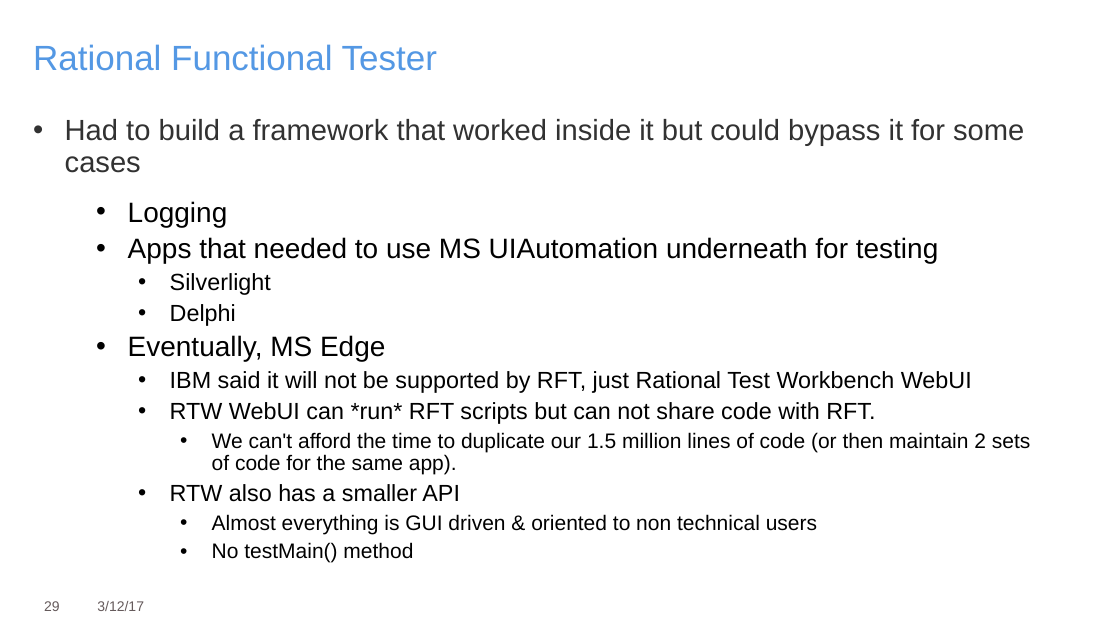
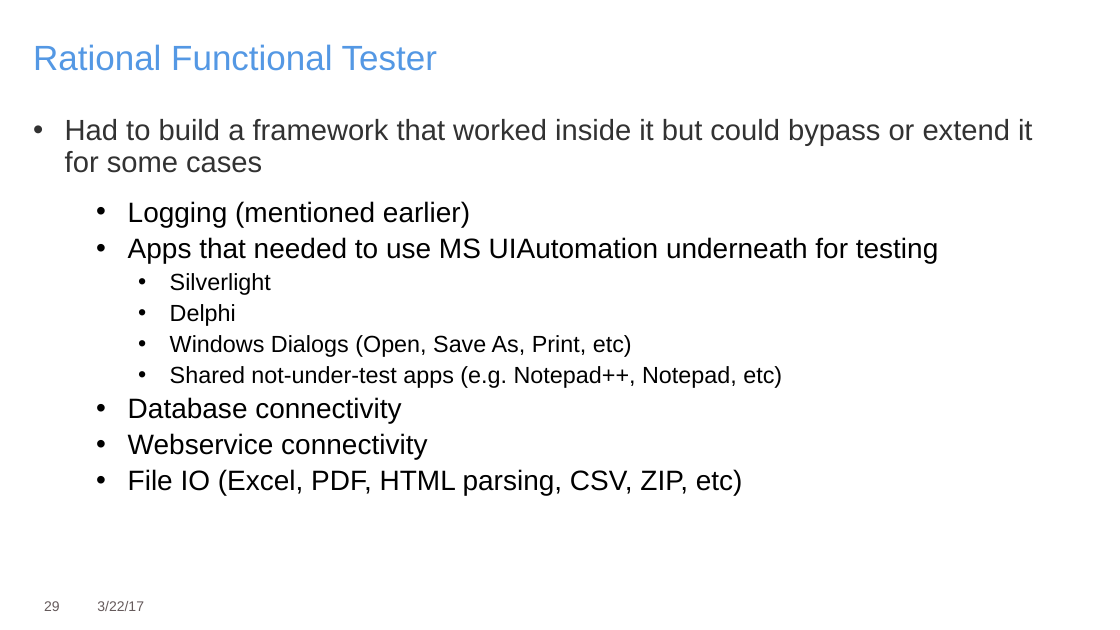
Before and after one commit to mlfreeman2/ConferencePresentations, a slide deck: slide 29 of 2017/Interconnect 2017 - HDT-4470.pptx. Drawn at 1120x630 pixels with LibreOffice and Linux fonts; fonts in the diff are those of the drawing. Boxes give left, top, right and bottom in pixels: in the first picture for what was removed or moved away, otherwise in the second. Text is boxed around its words. In the diff, an @@ line names an element or a change of style, - is before the commit and + after.

```diff
--- a/2017/Interconnect 2017 - HDT-4470.pptx
+++ b/2017/Interconnect 2017 - HDT-4470.pptx
@@ text at [65, 119, 1033, 227]: text changed @@
-• Had to build a framework that worked inside it but could bypass it for some cases
-  • Logging
+• Had to build a framework that worked inside it but could bypass or extend it for some cases
+  • Logging (mentioned earlier)
@@ text at [128, 335, 782, 495]: text changed; size 18 to 20 pt @@
-  • Eventually, MS Edge
-    • IBM said it will not be supported by RFT, just Rational Test Workbench WebUI
-    • RTW WebUI can *run* RFT scripts but can not share code with RFT.
-      • We can't afford the time to duplicate our 1.5 million lines of code (or then maintain 2 sets of code for the same app).
-    • RTW also has a smaller API
-      • Almost everything is GUI driven & oriented to non technical users
-      • No testMain() method
+    • Windows Dialogs (Open, Save As, Print, etc)
+    • Shared not-under-test apps (e.g. Notepad++, Notepad, etc)
+  • Database connectivity
+  • Webservice connectivity
+  • File IO (Excel, PDF, HTML parsing, CSV, ZIP, etc)
@@ text at [97, 601, 144, 611]: text changed @@
-3/12/17
+3/22/17
```
Also in this commit, not shown: 35 other slides changed, 1 slide added, 1 other file.
